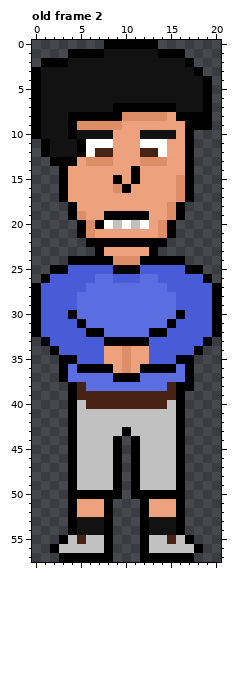
File history of a pixel-art file, WIP/Doofus1.aseprite. The first picture shows the starting point.
29x58 pixels, 2 frames. Shown: old frame 2. The old version is drawn lined up with the new one, on the new canvas. The commit also changed other frames, which this record leaves out.
Now the later version:
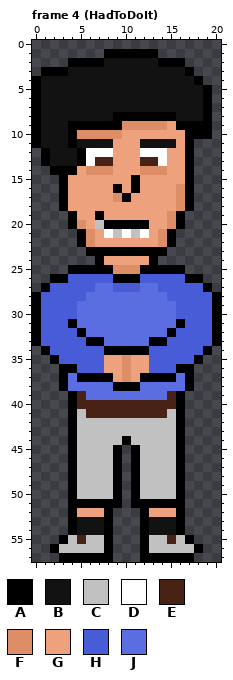
Palette (. is transparent): A #000000  B #121212  C #c1c1c1  D #ffffff  E #482215  F #de8e67  G #eda27d  H #485cd7  J #5b6ee1
A new or re-ordered frame is compared with the old frame closest to it.
Change:
canvas 29x58 -> 21x58, the old top-left corner now at -4,0 (the part of the old canvas that was cut away was empty and is not shown)
frames 2 -> 4
Changed rows in their new state; - is an unchanged pixel.
Frame 4 (HadToDoIt) is new; against old frame 2:
first column x 0:
 0 --------......-------
 1 ----....AAAAAA...----
 2 -...AAAA------AAA.---
 3 .AAA-------------A.--
 4 ------------------A.-
 7 ---------BBBBBBB-----
 8 ----BBBBB-AAAAAABBB--
 9 -----AAAAAFFFFF-A----
10 -----FFFFF--GGGG--AA-
11 AB--ABBBB---BBBB-----
12 -------DD---DD-------
13 -ABBBADEE---EED------
14 --A-A-FFF--GFFF------
15 ---------G------G----
16 ---------AGA---------
17 ---------FA----------
18 ---AG----------GFA---
19 -----G-AGGGGG--------
20 ----AFGCAAAAA-GFA----
21 --------DCDCD--------
22 -----AFGGGGGGGFA-----
23 ------A-AAAAA-A------
24 ----...-GGGGG-...----
25 --..AAAAAFFFAAAAA..--
26 -.AA---HHAAAHH---AA.-
27 .A----H--HHH--H----A.
28 -----H---------H-----
30 ----H-----------H----
31 ----AJ---------JA----
32 -----AJJ-----JJA-----
33 AH----AAJJJJJAA----HA
34 -AH-----AAAAA-----HA-
35 --AHH-----------HHA--
36 ----AHHHG---GHHHA----
37 -----AAAAGFGAAAA-----
38 ---AJJ---AAA---JJ----
39 ------JJJJJJJJJ------
40 -----E---------E-----
41 ------EEEEEEEEE------
43 ----------C----------
44 ---------CAC---------
first column x 5:
50 CCCC---CCCC
51 AAA-A-A-AAA
Boxes around the changes in both pictures, in picture pixels (x1, y1, x2, y2):
changed: (32, 40, 221, 445)
changed: (77, 490, 176, 508)
